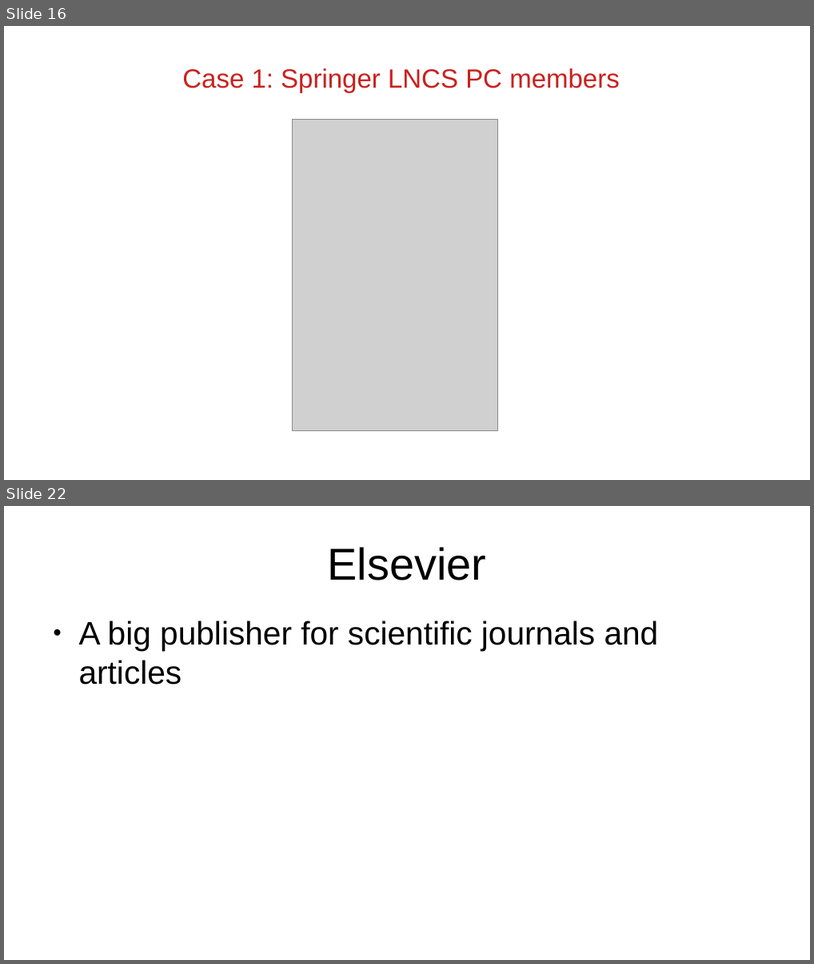
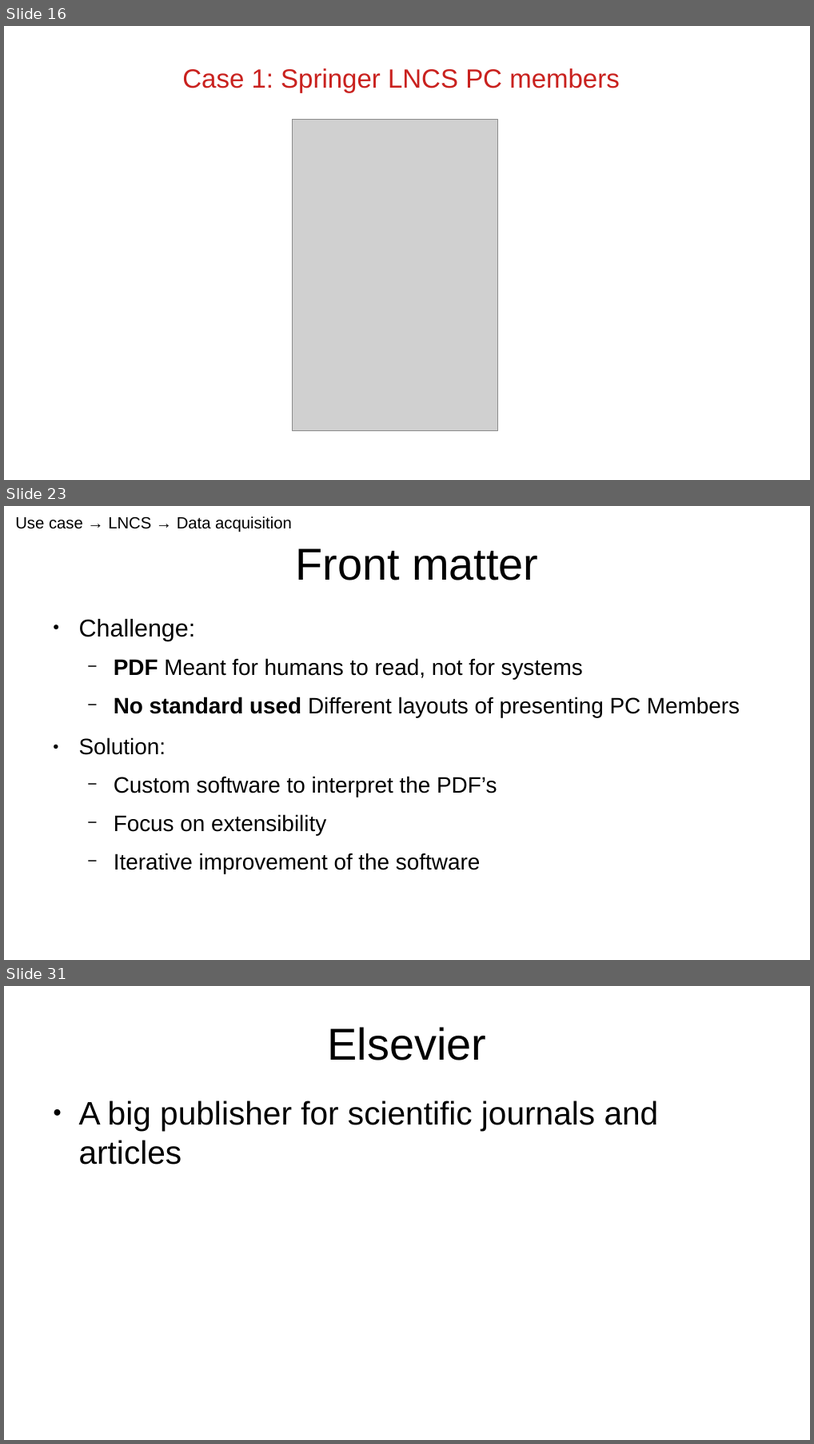
Before and after one commit to XibrenX/MasterThesis, a slide deck: slides/presentatie.odp. Shown one above the other, each under a label of ours: slides 16 and 22 before the commit, slides 16, 23 and 31 after it; the slides between them are not shown. The pictures are 814x964 and 814x1444 pixels, drawn with LibreOffice and Linux fonts; fonts in the diff are those of the drawing; grey boxes stand for pictures. Boxes give left, top, right and bottom in pixels: in the first picture for what was removed or moved away, otherwise in the second. Text is boxed around its words. In the diff, an @@ line names an element or a change of style, - is before the commit and + after.

```diff
--- a/slides/presentatie.odp
+++ b/slides/presentatie.odp
@@ slide 23 added at [4, 506, 810, 960], background #FFFFFF @@
@@ title added at [15, 516, 292, 532], 16 pt, text #000000 @@
+Use case → LNCS → Data acquisition
@@ title added at [295, 548, 538, 580], 44 pt, text #000000 @@
+Front matter
@@ text added at [79, 619, 740, 873], 22 pt, text #000000 @@
+● Challenge:
+  − PDF Meant for humans to read, not for systems
+  − No standard used Different layouts of presenting PC Members
+● Solution:
+  − Custom software to interpret the PDF’s
+  − Focus on extensibility
+  − Iterative improvement of the software
@@ what was slide 22 is now slide 31 @@
```
Also in this commit, not shown: 7 slides changed, 9 other slides added, 1 slide removed, 12 other files.
